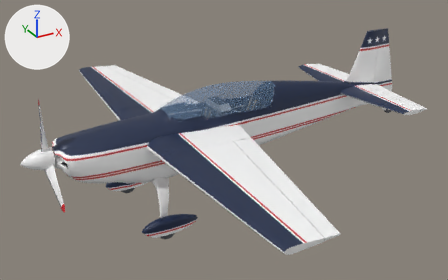
One commit to the glTF model unity/Assets/_Project/Resources/Models/extra-300-like/extra-300-like-own-unmarked.glb: the scene before it, then after it.
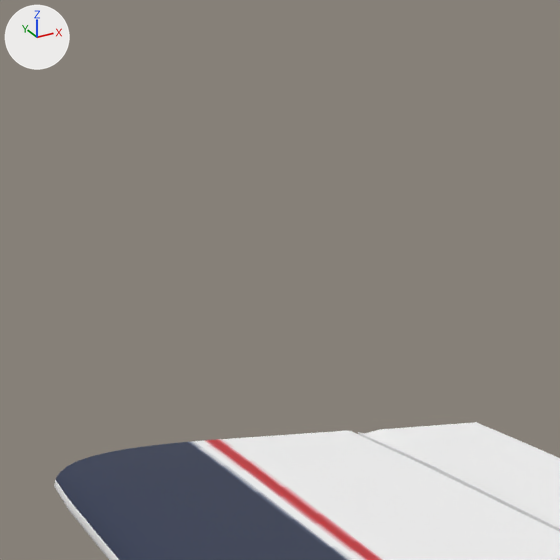
The first picture shows the older version from a 50 mm camera at (-3.7, -8.94, 4.13) aimed at (1.21, -0.01, -0.33). The close-ups show the older and then the newer version on the part from 17% to 27% of the width and 10% to 27% of the height of that picture. Only the edits that show in the close-ups are written down. The axes (+X, +Y, +Z) are drawn at upper left. The lights are the same throughout.

The first close-up shows 'Aileron_R', 'Wing'.
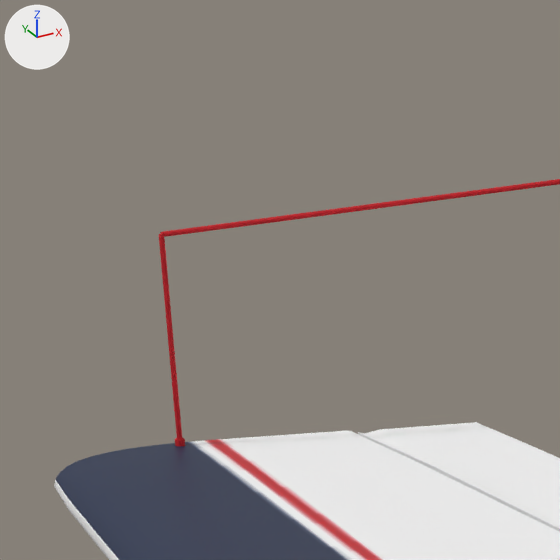
Boxes (x1, y1, x2, y2) around the edits, measured in the close-ups (560 x 560 px):
'Sight_R_Support1', added: after (160, 179, 560, 237)
'Sight_R_Support0', added (red): after (159, 234, 182, 440)
'Sight_R_Fitting', added: after (175, 438, 185, 446)

The change, as a diff of the scene's bpy script:
```diff
--- a/unity/Assets/_Project/Resources/Models/extra-300-like/extra-300-like-own-unmarked.glb.py
+++ b/unity/Assets/_Project/Resources/Models/extra-300-like/extra-300-like-own-unmarked.glb.py
@@ mat_sight_red @@
+mat_sight_red = principled_material('Sight_Red')
+mat_sight_red.base_color = (0.578, 0.009, 0.017)  # red #c81823
+mat_sight_red.roughness = 0.9
@@ me_sight_r_fitting @@
+me_sight_r_fitting.from_pydata(...)  # a 16-sided cylinder along z spanning x 0.0409..0.0591, y 3.9659..3.9841, z 0.1147..0.1349
+me_sight_r_fitting.materials.append(mat_sight_red)  # red #c81823
@@ me_sight_r_support1 @@
+me_sight_r_support1.from_pydata(...)  # 32 vertices, 60 faces; spans x 0.05..1.62, y 3.97..3.98, z 0.52..0.53
+me_sight_r_support1.materials.append(mat_sight_red)  # red #c81823
@@ me_sight_r_support0 @@
+me_sight_r_support0.from_pydata(...)  # a 16-sided cylinder along z spanning x 0.045..0.055, y 3.97..3.98, z 0.135..0.526
+me_sight_r_support0.materials.append(mat_sight_red)  # red #c81823
@@ ob_sight_r_fitting @@
+ob_sight_r_fitting = bpy.data.objects.new('Sight_R_Fitting', me_sight_r_fitting)
+ob_sight_r_fitting.location = (0.0, 0.0, 0.0)
@@ ob_sight_r_support1 @@
+ob_sight_r_support1 = bpy.data.objects.new('Sight_R_Support1', me_sight_r_support1)
+ob_sight_r_support1.location = (0.0, 0.0, 0.0)
@@ ob_sight_r_support0 @@
+ob_sight_r_support0 = bpy.data.objects.new('Sight_R_Support0', me_sight_r_support0)
+ob_sight_r_support0.location = (0.0, 0.0, 0.0)
```
